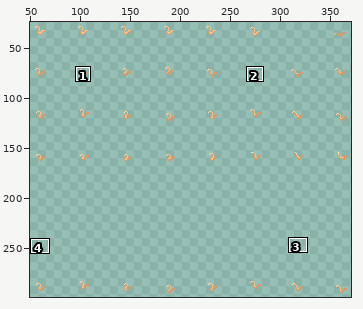
Sprite sheet, stored at items/armors/nicemice/tails/test/back.png. Above, an overview of the earlier version with the close-up marked.
Close-up. First the earlier version:
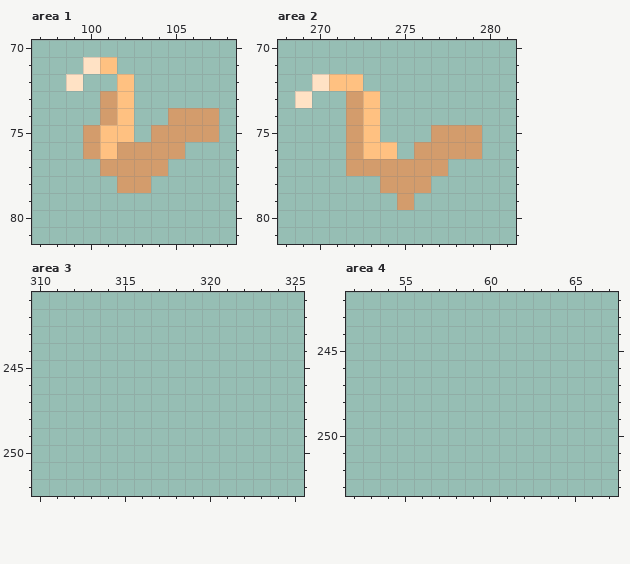
The file is 387x301 pixels. Shown: area 1: x 97..108, y 70..81; area 2: x 268..281, y 70..81; area 3: x 310..325, y 241..252; area 4: x 52..67, y 242..253. The wide view leaves out empty margins. The commit also changed other parts of the picture, which this record leaves out.
And afterwards:
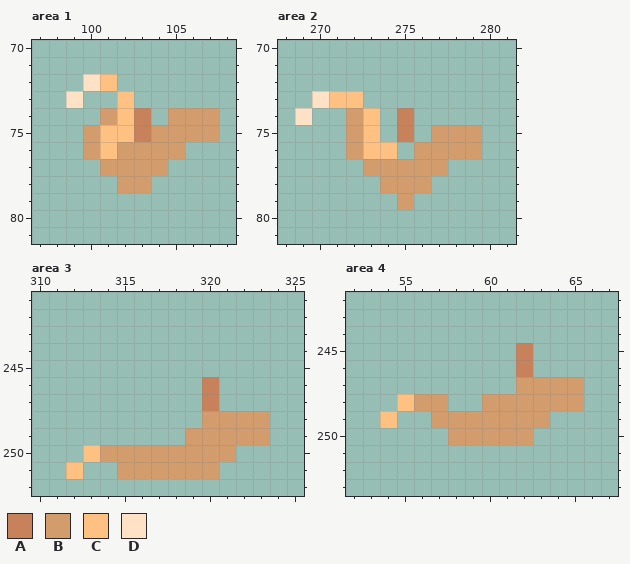
Palette (. is transparent): A #c7815b  B #d39c6c  C #ffc181  D #ffe2c5
Difference:
{"where": "area 1"}
{"y":71,"x":100,"old":"DC","new":".."}
{"y":72,"x":99,"old":"D..C","new":".DC."}
{"y":73,"x":99,"old":".","new":"D"}
{"y":73,"x":101,"old":"B","new":"."}
{"y":74,"x":103,"old":".","new":"A"}
{"y":75,"x":103,"old":".","new":"A"}
{"where": "area 2"}
{"y":72,"x":270,"old":"DCC","new":"..."}
{"y":73,"x":269,"old":"D..BC","new":".DCC."}
{"y":74,"x":269,"old":".","new":"D"}
{"y":74,"x":275,"old":".","new":"A"}
{"y":75,"x":275,"old":".","new":"A"}
{"y":77,"x":272,"old":"B","new":"."}
{"where": "area 3"}
{"y":246,"x":320,"old":".","new":"A"}
{"y":247,"x":320,"old":".","new":"A"}
{"y":248,"x":320,"old":"....","new":"BBBB"}
{"y":249,"x":319,"old":".....","new":"BBBBB"}
{"y":250,"x":313,"old":".........","new":"CBBBBBBBB"}
{"y":251,"x":312,"old":".","new":"C"}
{"y":251,"x":315,"old":"......","new":"BBBBBB"}
{"where": "area 4"}
{"y":245,"x":62,"old":".","new":"A"}
{"y":246,"x":62,"old":".","new":"A"}
{"y":247,"x":62,"old":"....","new":"BBBB"}
{"y":248,"x":55,"old":"...","new":"CBB"}
{"y":248,"x":60,"old":"......","new":"BBBBBB"}
{"y":249,"x":54,"old":".","new":"C"}
{"y":249,"x":57,"old":".......","new":"BBBBBBB"}
{"y":250,"x":58,"old":".....","new":"BBBBB"}
{"label":"changed","picture_box":[66,57,151,142]}
{"label":"changed","picture_box":[295,74,414,176]}
{"label":"added","picture_box":[66,377,270,479]}
{"label":"added","picture_box":[380,343,584,445]}
